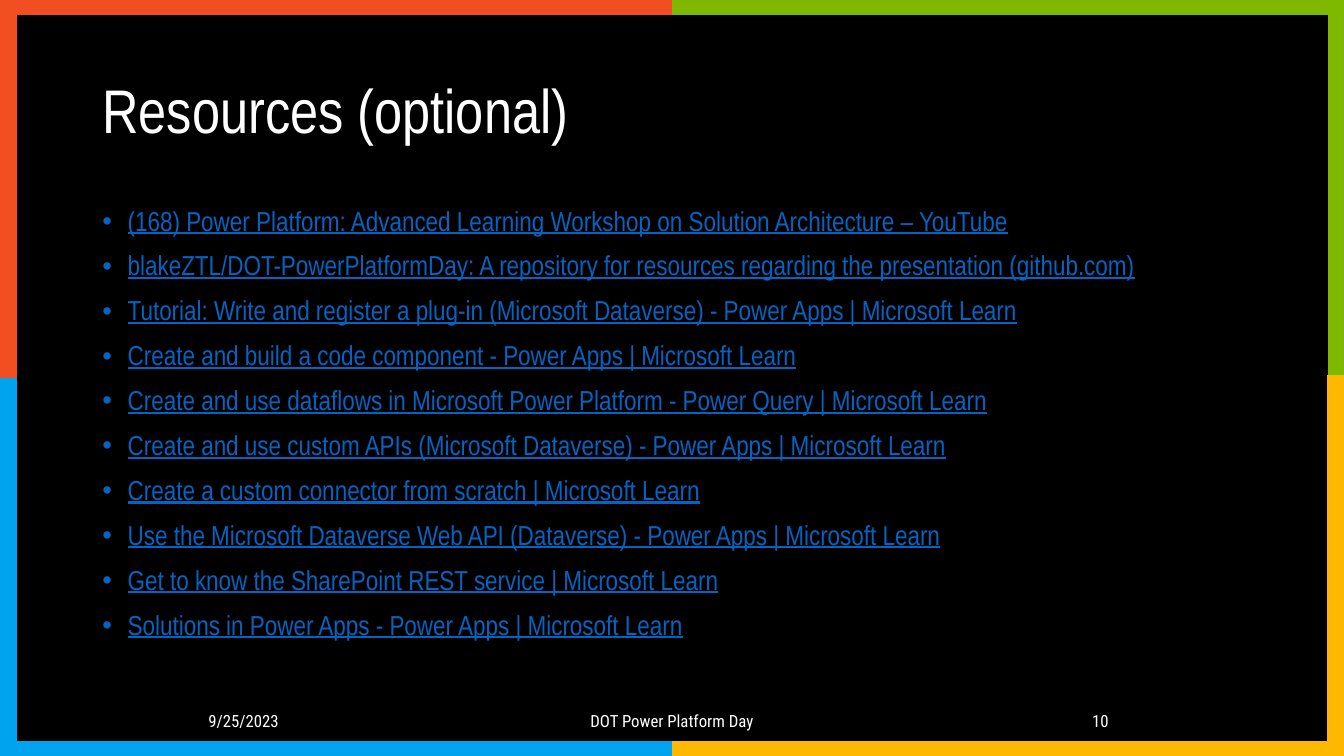
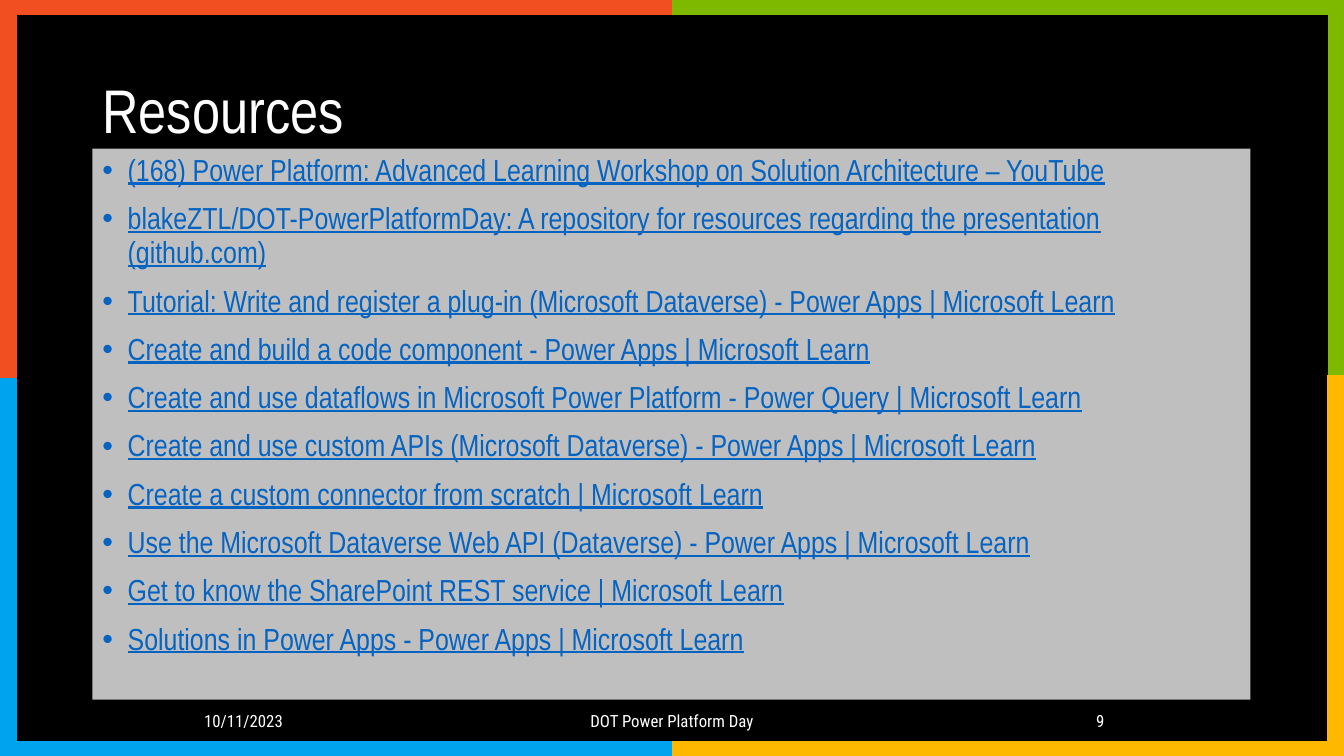
Before and after one commit to blakeZTL/DOT-PowerPlatformDay, a slide deck: slide 9 of Eagle Eye Presentation.pptx (slide 10 before the commit). Drawn at 1344x756 pixels with LibreOffice and Linux fonts; fonts in the diff are those of the drawing; background and template pictures are left out. Boxes give left, top, right and bottom in pixels: in the first picture for what was removed or moved away, otherwise in the second. Text is boxed around its words. In the diff, an @@ line names an element or a change of style, - is before the commit and + after.

```diff
--- a/Eagle Eye Presentation.pptx
+++ b/Eagle Eye Presentation.pptx
@@ title at bbox=[102, 90, 343, 134]: text changed @@
-Resources (optional)
+Resources
@@ text "(168) Power Platform: Advanced Learning ...": place and size @@
-text "(168) Power Platform: Advanced Learning ..." at bbox=[128, 211, 1134, 640]
+text "(168) Power Platform: Advanced Learning ..." at bbox=[93, 149, 1251, 700]
@@ text "(168) Power Platform: Advanced Learning ..." at bbox=[93, 149, 1251, 700]: size 19.6 to 21.7 pt; fill none to #BFBFBF @@
@@ text at bbox=[204, 715, 283, 728]: text changed @@
-9/25/2023
+10/11/2023
@@ page number at bbox=[1096, 715, 1104, 727]: text changed @@
-10
+9
```
Also in this commit, not shown: 8 other slides changed, 1 slide removed.
